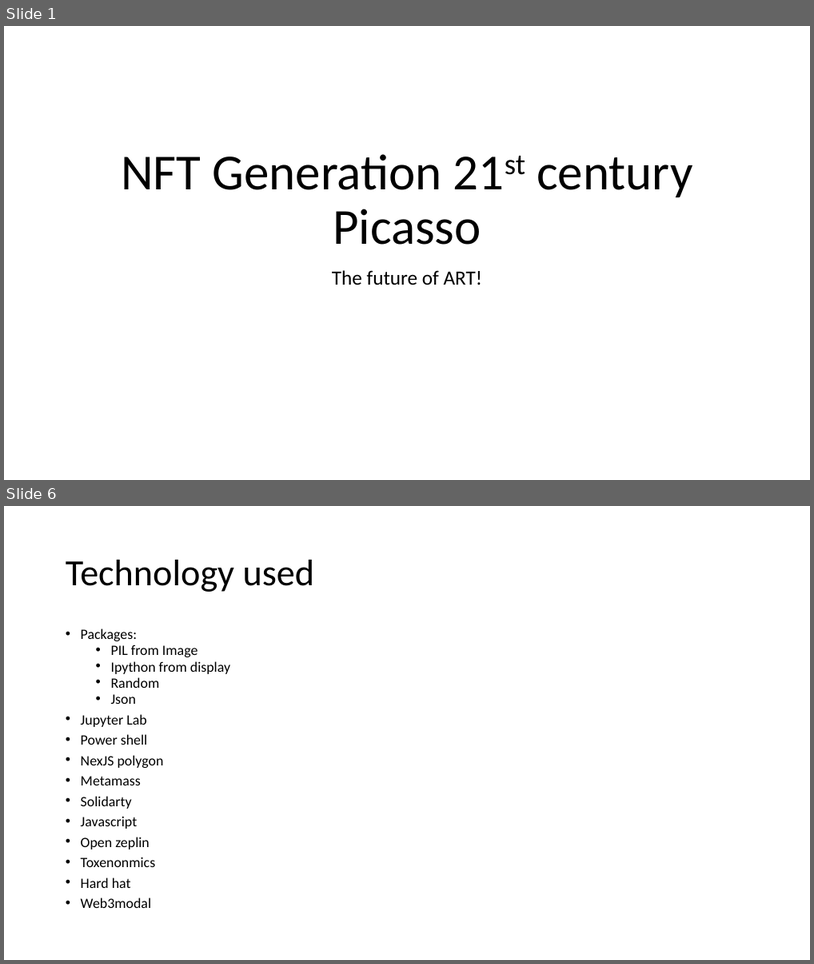
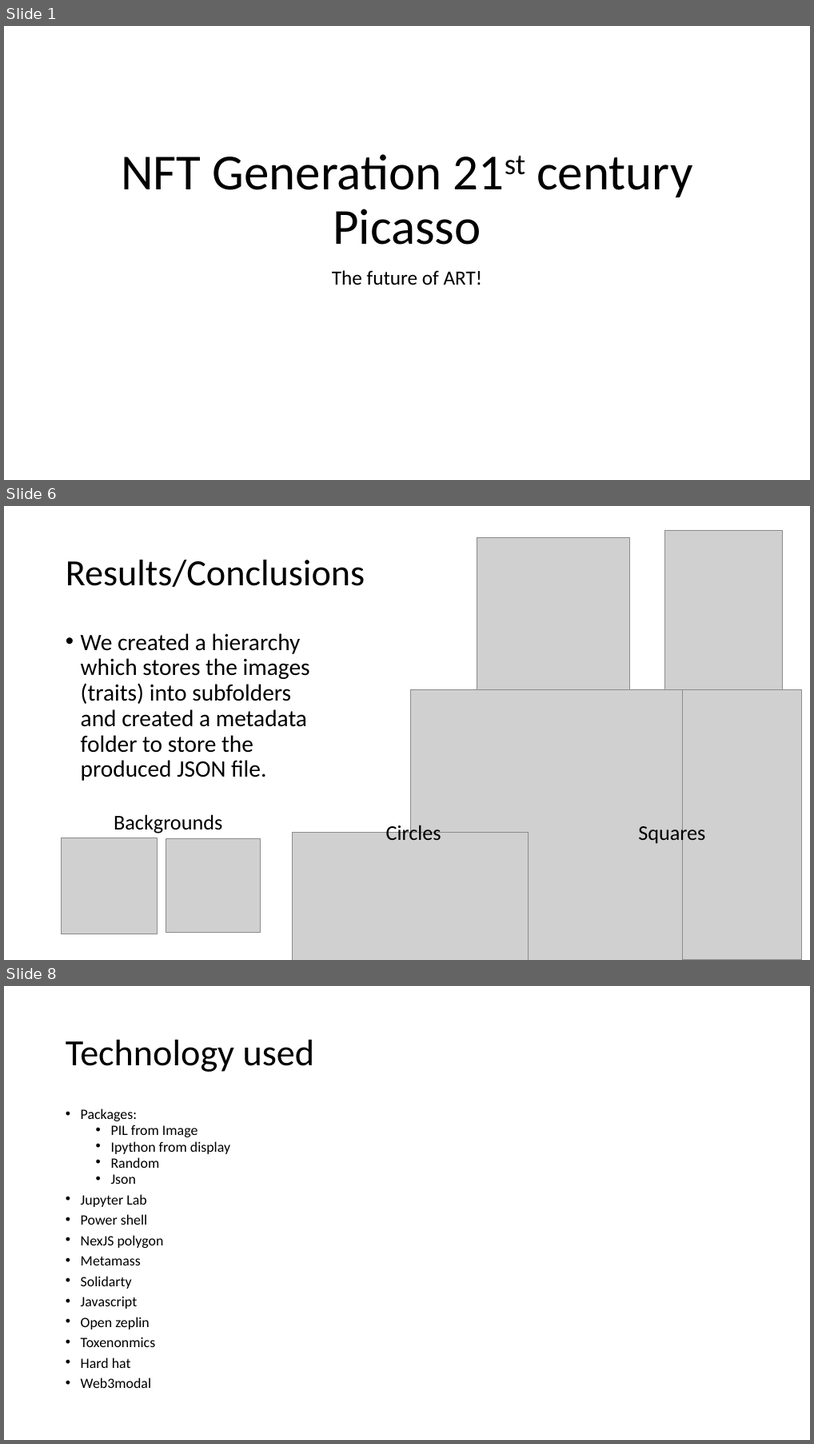
Before and after one commit to jcarballo321/Project_3, a slide deck: Presentation.pptx. Shown one above the other, each under a label of ours: slides 1 and 6 before the commit, slides 1, 6 and 8 after it; the slides between them are not shown. The pictures are 814x964 and 814x1444 pixels, drawn with LibreOffice and Linux fonts; fonts in the diff are those of the drawing; grey boxes stand for pictures. Boxes give left, top, right and bottom in pixels: in the first picture for what was removed or moved away, otherwise in the second. Text is boxed around its words. In the diff, an @@ line names an element or a change of style, - is before the commit and + after.

```diff
--- a/Presentation.pptx
+++ b/Presentation.pptx
@@ slide 6 added at bbox=[4, 506, 810, 960], background #FFFFFF @@
@@ picture added at bbox=[477, 537, 630, 771] @@
@@ picture added at bbox=[666, 530, 782, 802] @@
@@ title added at bbox=[66, 560, 365, 587], 44 pt, text #000000 @@
+Results/Conclusions
@@ text added at bbox=[81, 633, 310, 780], 28 pt, text #000000 @@
+• We created a hierarchy which stores the images (traits) into subfolders and created a metadata folder to store the produced JSON file.
@@ picture added at bbox=[410, 689, 682, 960] @@
@@ picture added at bbox=[532, 689, 802, 960] @@
@@ text added at bbox=[114, 814, 222, 833], 25 pt, text #000000 @@
+Backgrounds
@@ picture added at bbox=[62, 837, 157, 933] @@
@@ picture added at bbox=[166, 839, 260, 932] @@
@@ picture added at bbox=[293, 832, 528, 960] @@
@@ text added at bbox=[386, 823, 442, 840], 25 pt, text #000000 @@
+Circles
@@ picture added at bbox=[407, 832, 643, 960] @@
@@ text added at bbox=[638, 823, 706, 845], 25 pt, text #000000 @@
+Squares
@@ what was slide 6 is now slide 8 @@
```
Also in this commit, not shown: 2 slides changed, 3 other slides added, 2 slides removed, 2 other files.
